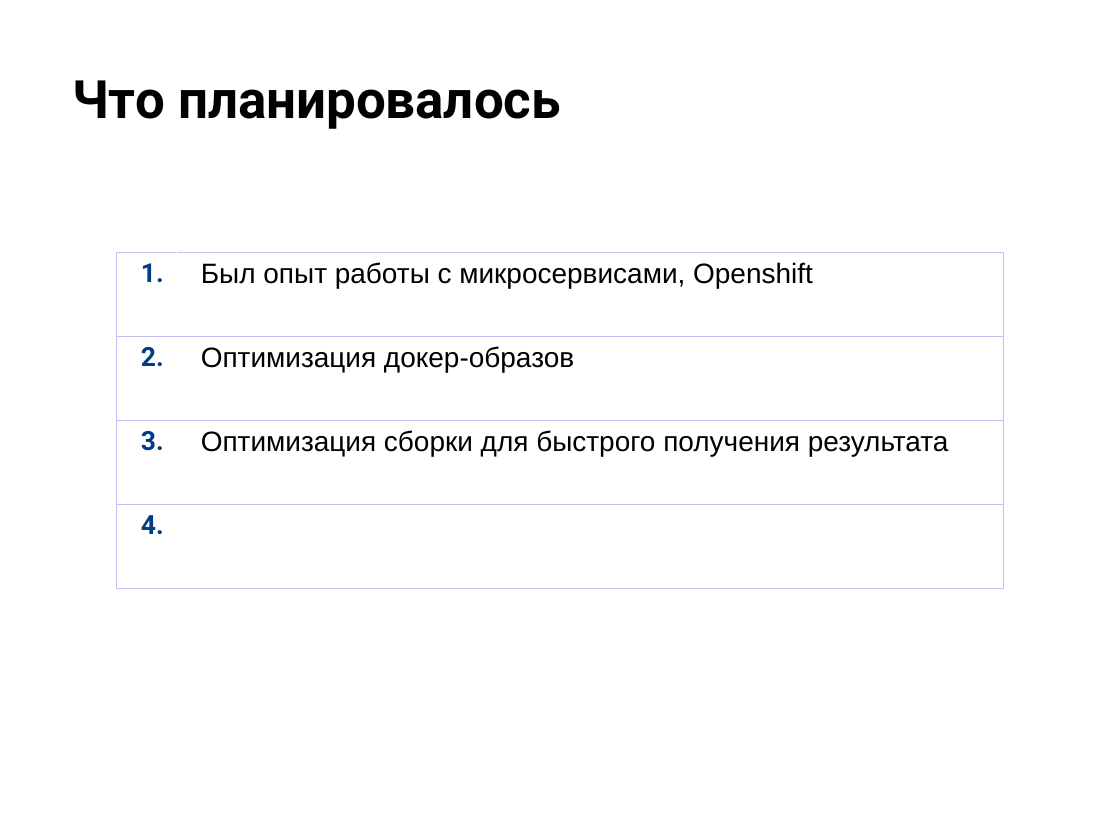
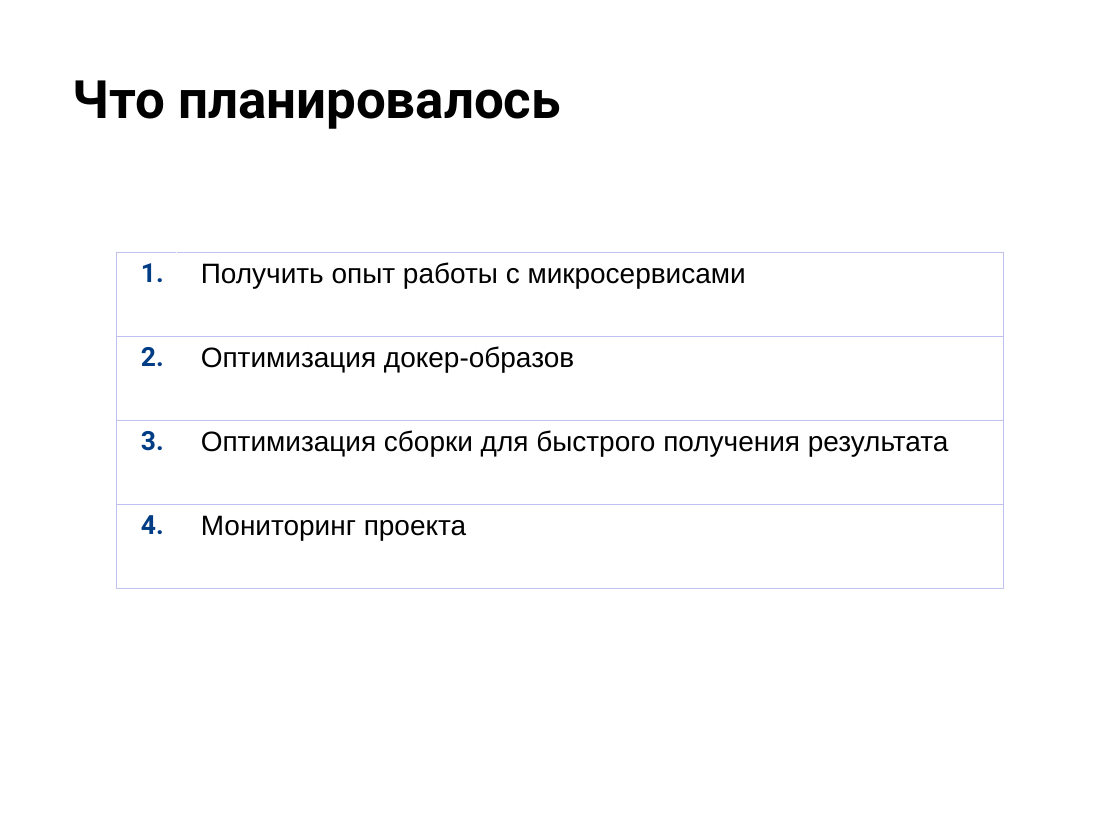
Before and after one commit to MichaelNS/otus_micro_arch, a slide deck: slide 7 of project/Защита проекта_синяя.pptx. Drawn at 1120x840 pixels with LibreOffice and Linux fonts; fonts in the diff are those of the drawing; background and template pictures are left out. Boxes give left, top, right and bottom in pixels: in the first picture for what was removed or moved away, otherwise in the second. Text is boxed around its words. In the diff, an @@ line names an element or a change of style, - is before the commit and + after.

```diff
--- a/project/Защита проекта_синяя.pptx
+++ b/project/Защита проекта_синяя.pptx
@@ table at (x1=116, y1=252, x2=1004, y2=588) @@
-row 1, column 2: Был опыт работы с микросервисами, Openshift
+row 1, column 2: Получить опыт работы с микросервисами
-row 4, column 2: 
+row 4, column 2: Мониторинг проекта
```
Also in this commit, not shown: 16 other files.
